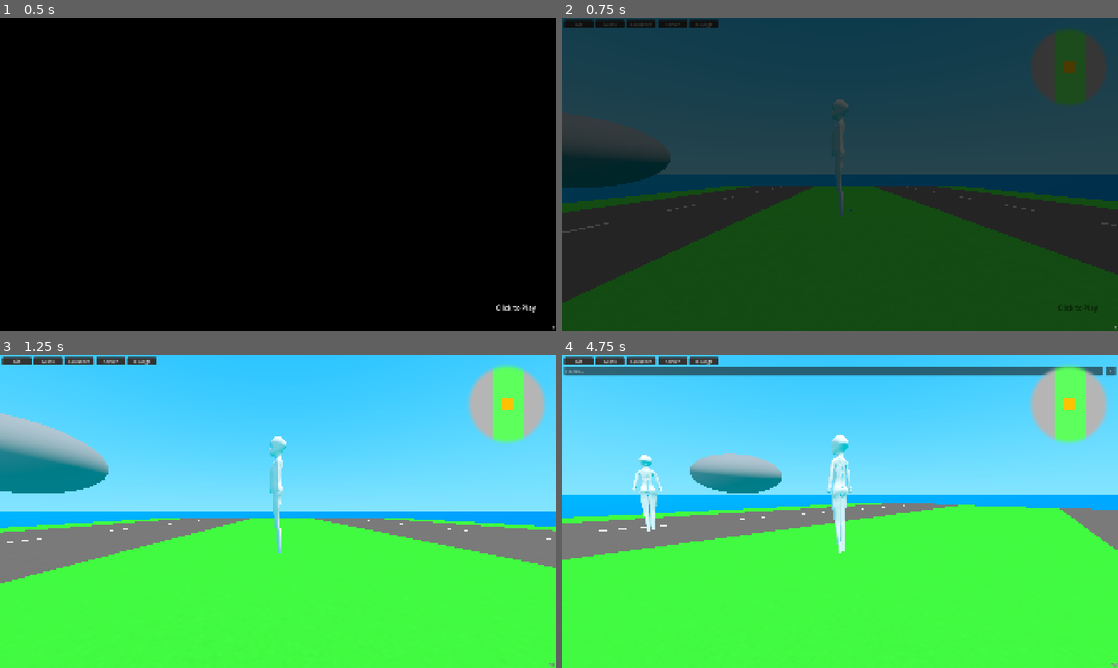
Above: before the commit, frames 1-4 (two rows, left to right).
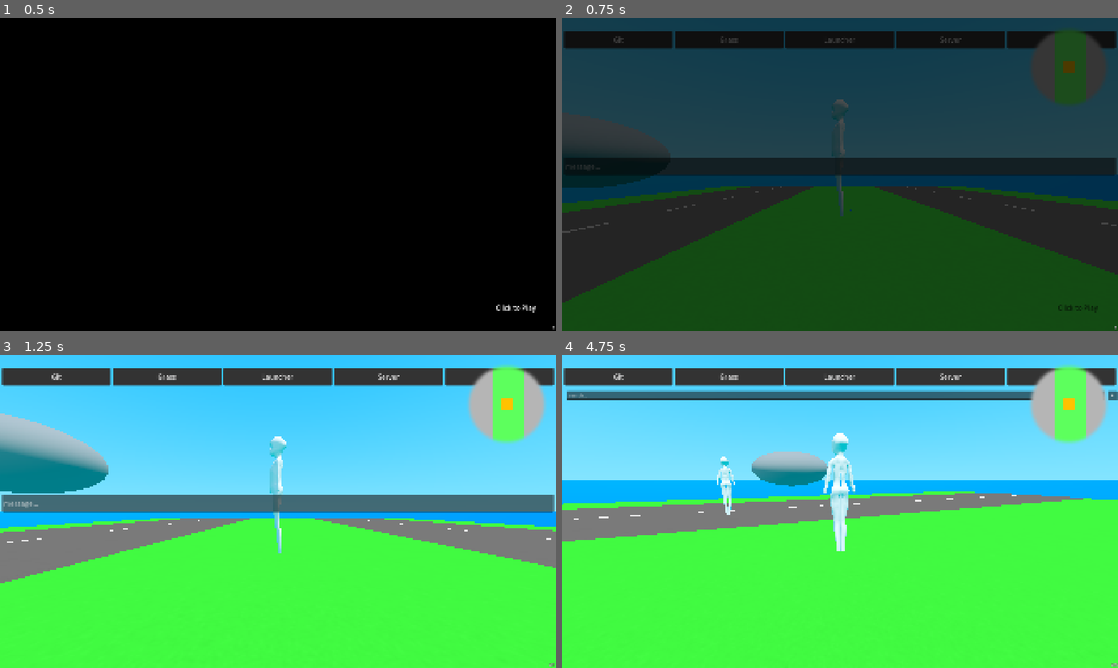
Above: after the commit, the same moments.

Repository: vi-kawaii/animeow
Game: Godot game, scene res://editor/other/main.tscn
Same seed, same stepped clock (60 frames per second), same inputs: the game is played once before the commit and once after it. This scene is started directly instead of the project's main scene. Sound files missing from this copy of the repository are replaced by a short silence.
Inputs:
- Up to frame 1 (0.5 s): no input
- Up to frame 2 (0.75 s): click "Git" at 0.5 s
- Up to frame 3 (1.25 s): no input
- Up to frame 4 (4.75 s): click "Grass" at 1.25 s; click "Launcher" at 2 s; click "Server" at 2.75 s; click "Dialogs" at 3.5 s; click "+" at 4.25 s

Frame 1 is identical in both runs. In frame 2, 10% of the frame differs, in the area x 0-100%, y 0-51%; in frame 3, 12%; in frame 4, 23%, in the area x 0-100%, y 0-66%.
Error in both runs: Invalid access to property or key 'm' on a base object of type 'Nil'. (res://intro.gd:17)

Commit message:
change game editor

Diff:
--- a/editor/other/main.tscn
+++ b/editor/other/main.tscn
@@ -1,6 +1,10 @@
 [gd_scene format=3 uid="uid://ch76bscb8igv5"]
 
 [ext_resource type="Script" uid="uid://dnp735tcpd8u0" path="res://editor/other/other.gd" id="1_0sqtw"]
+[ext_resource type="Script" uid="uid://ckqdboa1gs8lh" path="res://editor/other/git/git.gd" id="2_nribg"]
+[ext_resource type="Script" uid="uid://bq04u2k1e5btv" path="res://editor/other/grass/main.gd" id="3_wn6gy"]
+[ext_resource type="Script" uid="uid://bqt1pku7uenal" path="res://editor/other/server/main.gd" id="4_86fs0"]
+[ext_resource type="Script" uid="uid://1bj0csvojum0" path="res://editor/other/dialogs/main.gd" id="5_yvdwv"]
 
 [sub_resource type="StyleBoxFlat" id="StyleBoxFlat_0sqtw"]
 bg_color = Color(0.20152655, 0.20152661, 0.20152646, 1)
@@ -10,10 +14,11 @@
 corner_radius_bottom_left = 4
 
 [node name="MarginContainer" type="MarginContainer" unique_id=1103943527]
-anchors_preset = 10
-anchor_right = 1.0
-offset_bottom = 504.0
-grow_horizontal = 2
+anchors_preset = 15
+anchor_right = 1.0
+anchor_bottom = 1.0
+grow_horizontal = 2
+grow_vertical = 2
 size_flags_horizontal = 3
 size_flags_vertical = 0
 theme_override_constants/margin_left = 8
@@ -25,40 +30,54 @@
 [node name="VBoxContainer" type="VBoxContainer" parent="." unique_id=52337748]
 custom_minimum_size = Vector2(0, 600)
 layout_mode = 2
-
-[node name="HBoxContainer" type="HBoxContainer" parent="VBoxContainer" unique_id=1910571281]
-layout_mode = 2
-size_flags_horizontal = 0
+theme_override_constants/separation = 8
+
+[node name="MarginContainer" type="MarginContainer" parent="VBoxContainer" unique_id=594974452]
+layout_mode = 2
+theme_override_constants/margin_top = 38
+
+[node name="HBoxContainer" type="HBoxContainer" parent="VBoxContainer/MarginContainer" unique_id=1910571281]
+layout_mode = 2
 size_flags_vertical = 0
 theme_override_constants/separation = 8
 
-[node name="git" type="Button" parent="VBoxContainer/HBoxContainer" unique_id=1651534278]
-custom_minimum_size = Vector2(100, 28)
-layout_mode = 2
+[node name="git" type="Button" parent="VBoxContainer/MarginContainer/HBoxContainer" unique_id=1651534278]
+custom_minimum_size = Vector2(100, 60)
+layout_mode = 2
+size_flags_horizontal = 3
+theme_override_font_sizes/font_size = 24
 theme_override_styles/normal = SubResource("StyleBoxFlat_0sqtw")
 text = "Git"
 
-[node name="grass" type="Button" parent="VBoxContainer/HBoxContainer" unique_id=2123477946]
-custom_minimum_size = Vector2(100, 28)
-layout_mode = 2
+[node name="grass" type="Button" parent="VBoxContainer/MarginContainer/HBoxContainer" unique_id=2123477946]
+custom_minimum_size = Vector2(100, 60)
+layout_mode = 2
+size_flags_horizontal = 3
+theme_override_font_sizes/font_size = 24
 theme_override_styles/normal = SubResource("StyleBoxFlat_0sqtw")
 text = "Grass"
 
-[node name="launcher" type="Button" parent="VBoxContainer/HBoxContainer" unique_id=907425938]
-custom_minimum_size = Vector2(100, 28)
-layout_mode = 2
+[node name="launcher" type="Button" parent="VBoxContainer/MarginContainer/HBoxContainer" unique_id=907425938]
+custom_minimum_size = Vector2(100, 60)
+layout_mode = 2
+size_flags_horizontal = 3
+theme_override_font_sizes/font_size = 24
 theme_override_styles/normal = SubResource("StyleBoxFlat_0sqtw")
 text = "Launcher"
 
-[node name="server" type="Button" parent="VBoxContainer/HBoxContainer" unique_id=1337907083]
-custom_minimum_size = Vector2(100, 28)
-layout_mode = 2
+[node name="server" type="Button" parent="VBoxContainer/MarginContainer/HBoxContainer" unique_id=1337907083]
+custom_minimum_size = Vector2(100, 60)
+layout_mode = 2
+size_flags_horizontal = 3
+theme_override_font_sizes/font_size = 24
 theme_override_styles/normal = SubResource("StyleBoxFlat_0sqtw")
 text = "Server"
 
-[node name="dialogs" type="Button" parent="VBoxContainer/HBoxContainer" unique_id=400892148]
-custom_minimum_size = Vector2(100, 28)
-layout_mode = 2
+[node name="dialogs" type="Button" parent="VBoxContainer/MarginContainer/HBoxContainer" unique_id=400892148]
+custom_minimum_size = Vector2(100, 60)
+layout_mode = 2
+size_flags_horizontal = 3
+theme_override_font_sizes/font_size = 24
 theme_override_styles/normal = SubResource("StyleBoxFlat_0sqtw")
 text = "Dialogs"
 
@@ -67,3 +86,158 @@
 layout_mode = 2
 size_flags_horizontal = 3
 size_flags_vertical = 3
+
+[node name="MarginContainer" type="MarginContainer" parent="VBoxContainer/Control" unique_id=683847754]
+layout_mode = 1
+anchors_preset = 15
+anchor_right = 1.0
+anchor_bottom = 1.0
+grow_horizontal = 2
+grow_vertical = 2
+theme_override_constants/margin_bottom = 160
+
+[node name="git" type="Control" parent="VBoxContainer/Control/MarginContainer" unique_id=538857207]
+layout_mode = 2
+script = ExtResource("2_nribg")
+
+[node name="endpoints_container" type="VBoxContainer" parent="VBoxContainer/Control/MarginContainer/git" unique_id=1347259626]
+layout_mode = 1
+anchors_preset = 14
+anchor_top = 0.5
+anchor_right = 1.0
+anchor_bottom = 0.5
+offset_top = -15.5
+offset_bottom = 15.5
+grow_horizontal = 2
+grow_vertical = 2
+theme_override_constants/separation = 10
+
+[node name="HBoxContainer" type="HBoxContainer" parent="VBoxContainer/Control/MarginContainer/git/endpoints_container" unique_id=661250002]
+layout_mode = 2
+theme_override_constants/separation = 10
+
+[node name="message" type="LineEdit" parent="VBoxContainer/Control/MarginContainer/git/endpoints_container/HBoxContainer" unique_id=1822995409]
+unique_name_in_owner = true
+custom_minimum_size = Vector2(0, 60)
+layout_mode = 2
+size_flags_horizontal = 3
+theme_override_font_sizes/font_size = 24
+placeholder_text = "message..."
+
+[node name="grass" type="Button" parent="VBoxContainer/Control/MarginContainer" unique_id=1267276377]
+visible = false
+layout_mode = 2
+text = "Generate grass"
+script = ExtResource("3_wn6gy")
+
+[node name="server" type="Control" parent="VBoxContainer/Control/MarginContainer" unique_id=108026926]
+visible = false
+layout_mode = 2
+script = ExtResource("4_86fs0")
+
+[node name="endpoints_container" type="VBoxContainer" parent="VBoxContainer/Control/MarginContainer/server" unique_id=1022210731]
+layout_mode = 0
+offset_right = 1910.0
+offset_bottom = 1070.0
+theme_override_constants/separation = 10
+
+[node name="MarginContainer" type="MarginContainer" parent="VBoxContainer/Control/MarginContainer/server/endpoints_container" unique_id=883488891]
+layout_mode = 2
+theme_override_constants/margin_right = 10
+
+[node name="HBoxContainer" type="HBoxContainer" parent="VBoxContainer/Control/MarginContainer/server/endpoints_container/MarginContainer" unique_id=348392238]
+layout_mode = 2
+theme_override_constants/separation = 10
+
+[node name="search" type="LineEdit" parent="VBoxContainer/Control/MarginContainer/server/endpoints_container/MarginContainer/HBoxContainer" unique_id=530148075]
+unique_name_in_owner = true
+layout_mode = 2
+size_flags_horizontal = 3
+placeholder_text = "search..."
+keep_editing_on_text_submit = true
+
+[node name="create_new_endpoint" type="Button" parent="VBoxContainer/Control/MarginContainer/server/endpoints_container/MarginContainer/HBoxContainer" unique_id=628114830]
+unique_name_in_owner = true
+custom_minimum_size = Vector2(34, 0)
+layout_mode = 2
+size_flags_horizontal = 8
+size_flags_vertical = 4
+text = "+"
+
+[node name="ScrollContainer" type="ScrollContainer" parent="VBoxContainer/Control/MarginContainer/server/endpoints_container" unique_id=909248284]
+layout_mode = 2
+size_flags_vertical = 3
+horizontal_scroll_mode = 4
+
+[node name="endpoints_container" type="VBoxContainer" parent="VBoxContainer/Control/MarginContainer/server/endpoints_container/ScrollContainer" unique_id=1029447591]
+unique_name_in_owner = true
+layout_mode = 2
+size_flags_horizontal = 3
+size_flags_vertical = 3
+theme_override_constants/separation = 10
+
+[node name="launcher" type="Control" parent="VBoxContainer/Control/MarginContainer" unique_id=865503878]
+visible = false
+layout_mode = 2
+
+[node name="endpoints_container" type="VBoxContainer" parent="VBoxContainer/Control/MarginContainer/launcher" unique_id=84499710]
+layout_mode = 1
+anchors_preset = 15
+anchor_right = 1.0
+anchor_bottom = 1.0
+grow_horizontal = 2
+grow_vertical = 2
+theme_override_constants/separation = 10
+
+[node name="HBoxContainer" type="HBoxContainer" parent="VBoxContainer/Control/MarginContainer/launcher/endpoints_container" unique_id=941459885]
+layout_mode = 2
+theme_override_constants/separation = 10
+
+[node name="message" type="LineEdit" parent="VBoxContainer/Control/MarginContainer/launcher/endpoints_container/HBoxContainer" unique_id=1110571809]
+layout_mode = 2
+size_flags_horizontal = 3
+placeholder_text = "message..."
+
+[node name="dialogs" type="Control" parent="VBoxContainer/Control/MarginContainer" unique_id=2071249298]
+visible = false
+layout_mode = 2
+script = ExtResource("5_yvdwv")
+
+[node name="endpoints_container" type="VBoxContainer" parent="VBoxContainer/Control/MarginContainer/dialogs" unique_id=883802855]
+layout_mode = 1
+anchors_preset = 15
+anchor_right = 1.0
+anchor_bottom = 1.0
+grow_horizontal = 2
+grow_vertical = 2
+theme_override_constants/separation = 10
+
+[node name="HBoxContainer" type="HBoxContainer" parent="VBoxContainer/Control/MarginContainer/dialogs/endpoints_container" unique_id=1193201444]
+layout_mode = 2
+theme_override_constants/separation = 10
+
+[node name="search" type="LineEdit" parent="VBoxContainer/Control/MarginContainer/dialogs/endpoints_container/HBoxContainer" unique_id=1079191678]
+layout_mode = 2
+size_flags_horizontal = 3
+placeholder_text = "search..."
+keep_editing_on_text_submit = true
+
+[node name="create_new_dialog_line" type="Button" parent="VBoxContainer/Control/MarginContainer/dialogs/endpoints_container/HBoxContainer" unique_id=601316217]
+unique_name_in_owner = true
+custom_minimum_size = Vector2(34, 0)
+layout_mode = 2
+size_flags_horizontal = 8
+size_flags_vertical = 4
+text = "+"
+
+[node name="ScrollContainer" type="ScrollContainer" parent="VBoxContainer/Control/MarginContainer/dialogs/endpoints_container" unique_id=510439791]
+layout_mode = 2
+size_flags_vertical = 3
+horizontal_scroll_mode = 4
+
+[node name="dialog_lines_container" type="VBoxContainer" parent="VBoxContainer/Control/MarginContainer/dialogs/endpoints_container/ScrollContainer" unique_id=1009013221]
+unique_name_in_owner = true
+layout_mode = 2
+size_flags_horizontal = 3
+size_flags_vertical = 3
+theme_override_constants/separation = 10
Not shown, added: GameEditor.lnk
